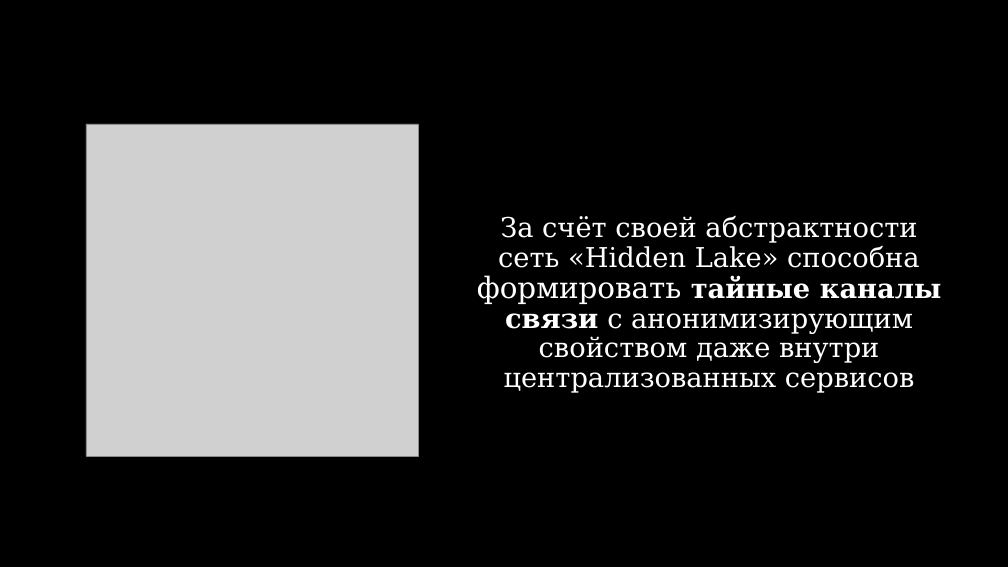
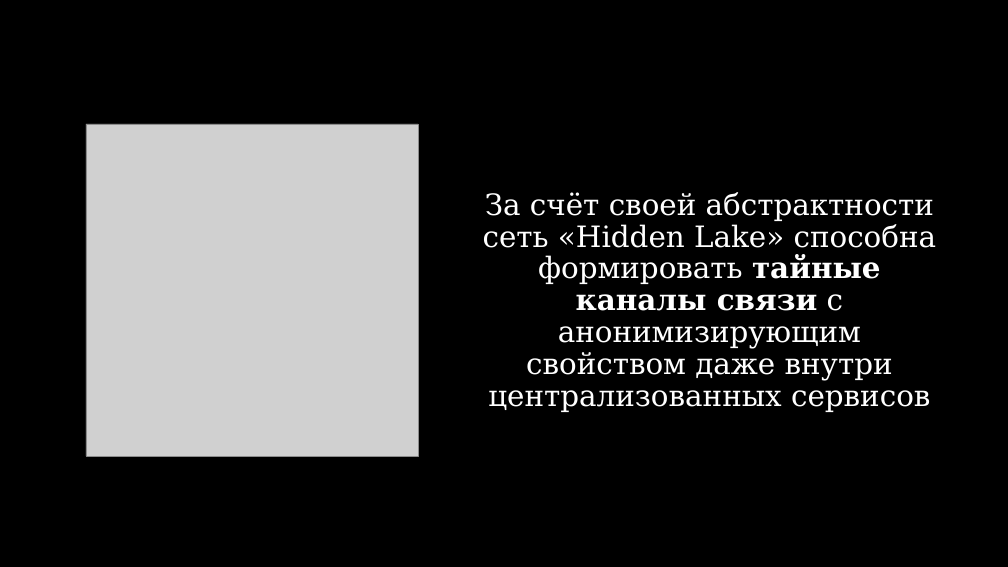
Before and after one commit to number571/go-peer, a slide deck: slide 9 of docs/hidden_lake_anonymous_network_view.pptx. Drawn at 1008x567 pixels with LibreOffice and Linux fonts; fonts in the diff are those of the drawing; grey boxes stand for pictures. Boxes give left, top, right and bottom in pixels: in the first picture for what was removed or moved away, otherwise in the second. Text is boxed around its words. In the diff, an @@ line names an element or a change of style, - is before the commit and + after.

```diff
--- a/docs/hidden_lake_anonymous_network_view.pptx
+++ b/docs/hidden_lake_anonymous_network_view.pptx
@@ text "За счёт своей абстрактности сеть ...": place and size @@
-text "За счёт своей абстрактности сеть ..." at [477,216,942,393]
+text "За счёт своей абстрактности сеть ..." at [483,192,937,412]
@@ text "За счёт своей абстрактности сеть ..." at [483,192,937,412]: size 26 to 28 pt @@
```
Also in this commit, not shown: 2 other slides changed, 3 other files.
